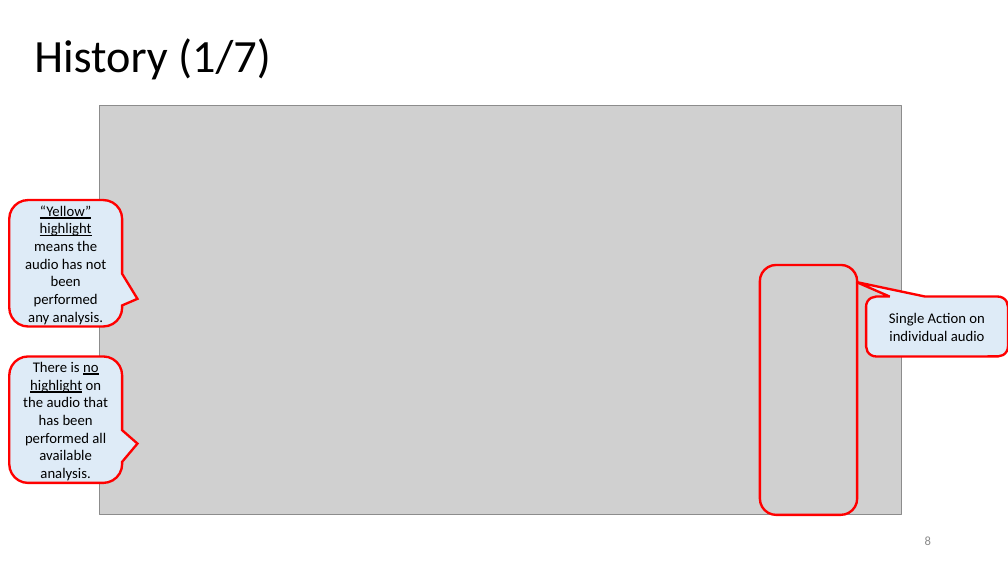
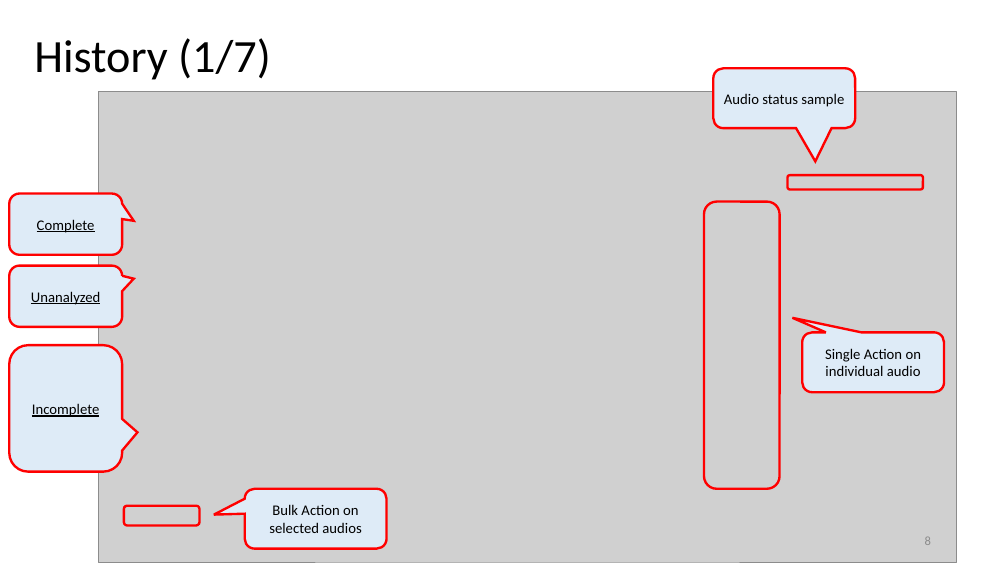
Before and after one commit to TeamworkNUS/uob_voice_to_text_proj, a slide deck: slide 8 of uob_website/analysis/utils/Voice_To_Text_Analysis_Web_UserGuide.pptx. Drawn at 1008x567 pixels with LibreOffice and Linux fonts; fonts in the diff are those of the drawing; grey boxes stand for pictures. Boxes give left, top, right and bottom in pixels: in the first picture for what was removed or moved away, otherwise in the second. Text is boxed around its words. In the diff, an @@ line names an element or a change of style, - is before the commit and + after.

```diff
--- a/uob_website/analysis/utils/Voice_To_Text_Analysis_Web_UserGuide.pptx
+++ b/uob_website/analysis/utils/Voice_To_Text_Analysis_Web_UserGuide.pptx
@@ rounded speech box added at bbox=[714, 68, 856, 128], fill #DEEBF7, outline #FF0000 2.25 pt, 14 pt, text #000000 @@
+Audio status sample
@@ picture: place and size @@
-picture at bbox=[99, 106, 901, 515]
+picture at bbox=[98, 91, 957, 562]
@@ rounded rectangle added at bbox=[788, 175, 923, 190], outline #FF0000 2.25 pt @@
@@ rounded speech box added at bbox=[9, 194, 122, 255], fill #DEEBF7, outline #FF0000 2.25 pt, 14 pt, text #000000, underline @@
+Complete
@@ rounded rectangle: place and size @@
-rounded rectangle at bbox=[760, 265, 858, 516]
+rounded rectangle at bbox=[704, 202, 780, 489]
@@ rounded speech box "Unanalyzed": place and size @@
-rounded speech box "Unanalyzed" at bbox=[9, 200, 122, 327]
+rounded speech box "Unanalyzed" at bbox=[9, 265, 122, 327]
@@ rounded speech box "Unanalyzed" at bbox=[9, 265, 122, 327]: proportions changed @@
@@ text in rounded speech box at bbox=[31, 291, 100, 305]: text changed @@
-“Yellow” highlight means the audio has not been performed any analysis.
+Unanalyzed
@@ rounded speech box "Incomplete": place and size @@
-rounded speech box "Incomplete" at bbox=[9, 357, 122, 483]
+rounded speech box "Incomplete" at bbox=[9, 346, 122, 472]
@@ rounded speech box "Single Action on individual audio": place and size @@
-rounded speech box "Single Action on individual audio" at bbox=[867, 296, 1008, 356]
+rounded speech box "Single Action on individual audio" at bbox=[802, 333, 944, 392]
@@ text in rounded speech box at bbox=[32, 403, 100, 417]: text changed @@
-There is no highlight on the audio that has been performed all available analysis.
+Incomplete
@@ rounded rectangle added at bbox=[124, 506, 200, 526], outline #FF0000 2.25 pt @@
@@ rounded speech box added at bbox=[245, 489, 387, 549], fill #DEEBF7, outline #FF0000 2.25 pt, 14 pt, text #000000 @@
+Bulk Action on selected audios
```
Also in this commit, not shown: 5 other slides changed.
